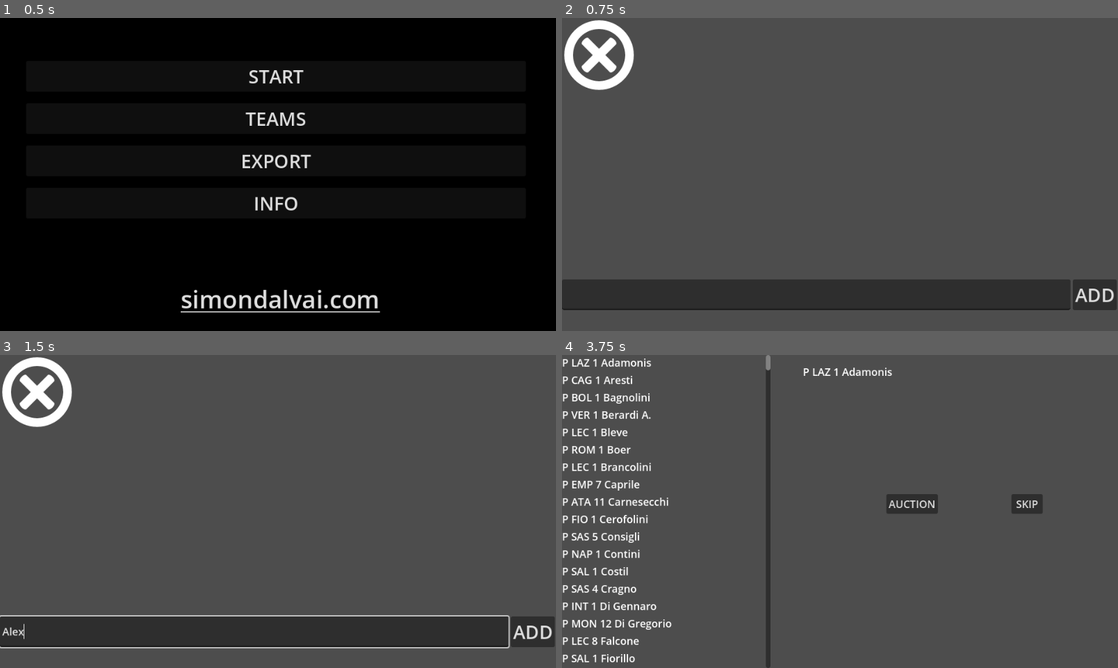
Above: before the commit, frames 1-4 (two rows, left to right).
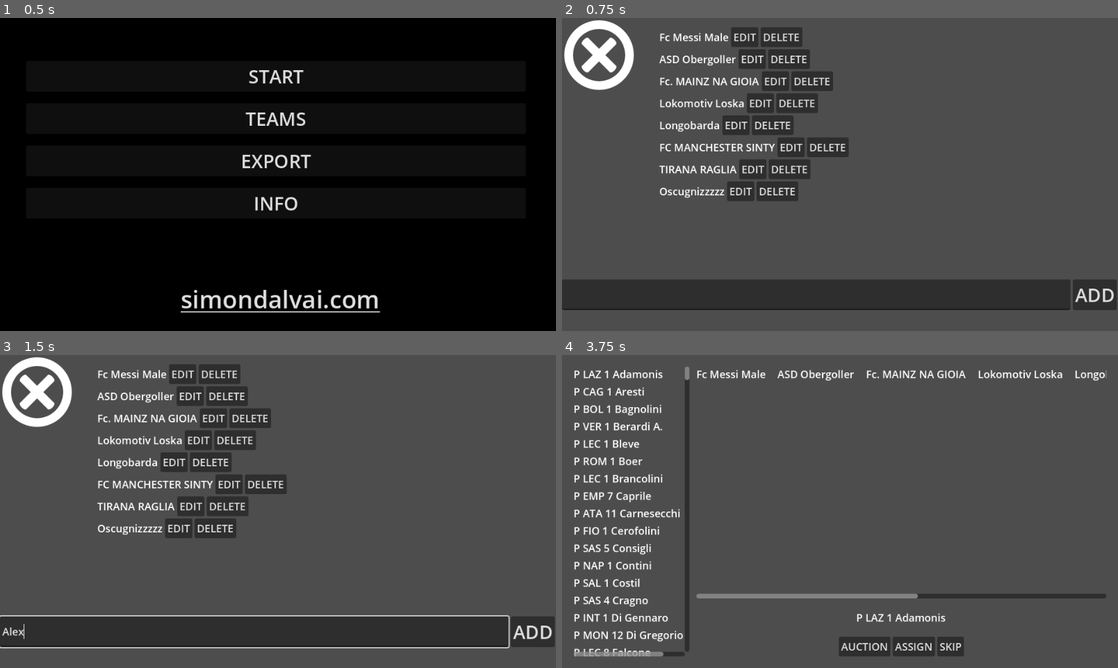
Above: after the commit, the same moments.

Repository: dulvui/condor
Game: Godot game, scene res://src/menu/Menu.tscn
Same seed, same stepped clock (60 frames per second), same inputs: the game is played once before the commit and once after it. Sound files missing from this copy of the repository are replaced by a short silence.
Inputs (mouse positions are in pixels of both pictures, inside the frame that each line leads up to):
- Up to frame 1 (0.5 s): no input
- Up to frame 2 (0.75 s): click "TEAMS" at 0.5 s
- Up to frame 3 (1.5 s): click (255, 630) at 1.27 s; type "Alex" at 1.35 s
- Up to frame 4 (3.75 s): click "ADD" at 2 s; click (600, 392) at 2.75 s; click "START" at 3.5 s

Frame 1 is identical in both runs. In frame 2, 7.1% of the frame differs, in the area x 17-52%, y 3-59%; in frame 3, 7.1%; in frame 4, 12%, in the area x 0-98%, y 0-100%.

Commit message:
player assignment works

Diff:
--- a/app/src/Config.gd
+++ b/app/src/Config.gd
@@ -25,7 +25,8 @@
 	players = config.get_value("data", "players", {})
 	active_player = config.get_value("data", "active_player", 0)
 	active_position = config.get_value("data", "active_position", 0)
-	teams = config.get_value("data", "teams", [])
+	teams = config.get_value("data", "teams", _get_default_teams())
+#	teams = config.get_value("data", "teams", [])
 
 func save_all_data() -> void:
 	config.set_value("settings","active_time",active_time)
@@ -35,6 +36,28 @@
 	config.set_value("data","active_player",active_player)
 	config.save("user://settings.cfg")
 
+func _get_default_teams() -> Array:
+	var default_teams = []
+	const desp_league = [
+		"Fc Messi Male",
+		"ASD Obergoller",
+		"Fc. MAINZ NA GIOIA",
+		"Lokomotiv Loska",
+		"Longobarda",
+		"FC MANCHESTER SINTY",
+		"TIRANA RAGLIA",
+		"Oscugnizzzzz",
+	]
+
+	for team in desp_league:
+		default_teams.append({
+		"name": team,
+		"budget": budget,
+		"players": []
+		})
+
+	return default_teams
+
 # save on quit on mobile
 func _notification(what) -> void:
 	if what == NOTIFICATION_WM_CLOSE_REQUEST:
--- a/app/src/main/Main.gd
+++ b/app/src/main/Main.gd
@@ -6,26 +6,39 @@
 
 const AuctionTimer:PackedScene = preload("res://src/timer/Timer.tscn")
 
-@onready var player_list:Control = $PlayerList
-@onready var player_label:Label = $ActivePlayer
+@onready var player_list:Control = $MarginContainer/HSplitContainer/PlayerList
+@onready var player_label:Label = $MarginContainer/HSplitContainer/VBoxContainer/ActivePlayer
+@onready var assign_player:PopupPanel = $AssignPlayer
+@onready var team_overview:Control = $MarginContainer/HSplitContainer/VBoxContainer/TeamOverview
 
-var current_player:Dictionary
+
+
+var active_player:Dictionary
 
 func _ready() -> void:
-	current_player = player_list.current_player()
-	player_label.text = player_list.player_to_string(current_player)
+	active_player = player_list.current_player()
+	player_label.text = player_list.player_to_string(active_player)
 
-func _process(delta: float) -> void:
-	pass
-
+func _next_player():
+	active_player = player_list.next_player()
+	player_label.text = player_list.player_to_string(active_player)
 
 func _on_button_pressed() -> void:
-	current_player = player_list.next_player()
-	player_label.text = player_list.player_to_string(current_player)
+	_next_player()
 
 
 
 func _on_auction_pressed() -> void:
 	var timer = AuctionTimer.instantiate()
-	timer.set_player(current_player)
+	timer.set_player(active_player)
 	add_child(timer)
+
+
+func _on_assign_pressed() -> void:
+	assign_player.set_player(active_player)
+	assign_player.popup_centered()
+
+
+func _on_assign_player_assigned() -> void:
+	team_overview.set_up()
+	_next_player()
--- a/app/src/main/Main.tscn
+++ b/app/src/main/Main.tscn
@@ -1,7 +1,9 @@
-[gd_scene load_steps=3 format=3 uid="uid://d4i873ru2skmw"]
+[gd_scene load_steps=5 format=3 uid="uid://d4i873ru2skmw"]
 
 [ext_resource type="Script" path="res://src/main/Main.gd" id="1_labyq"]
 [ext_resource type="PackedScene" uid="uid://cmxee5ywoanvl" path="res://src/player-list/PlayerList.tscn" id="2_o4m2h"]
+[ext_resource type="PackedScene" uid="uid://dqr46eapnnw57" path="res://src/main/assign-player/AssignPlayer.tscn" id="3_0h60k"]
+[ext_resource type="PackedScene" uid="uid://cy6ujws16sijb" path="res://src/main/team-overview/TeamOverview.tscn" id="3_nkpax"]
 
 [node name="Main" type="Control"]
 layout_mode = 3
@@ -12,35 +14,56 @@
 grow_vertical = 2
 script = ExtResource("1_labyq")
 
-[node name="PlayerList" parent="." instance=ExtResource("2_o4m2h")]
+[node name="MarginContainer" type="MarginContainer" parent="."]
 layout_mode = 1
-anchors_preset = 9
-anchor_right = 0.0
-offset_right = 360.0
-grow_horizontal = 1
+anchors_preset = 15
+anchor_right = 1.0
+anchor_bottom = 1.0
+grow_horizontal = 2
+grow_vertical = 2
+theme_override_constants/margin_left = 20
+theme_override_constants/margin_top = 20
+theme_override_constants/margin_right = 20
+theme_override_constants/margin_bottom = 20
 
-[node name="ActivePlayer" type="Label" parent="."]
-layout_mode = 0
-offset_left = 416.0
-offset_top = 16.0
-offset_right = 704.0
-offset_bottom = 42.0
+[node name="HSplitContainer" type="HSplitContainer" parent="MarginContainer"]
+layout_mode = 2
 
-[node name="Skip" type="Button" parent="."]
-layout_mode = 0
-offset_left = 776.0
-offset_top = 240.0
-offset_right = 830.0
-offset_bottom = 274.0
+[node name="PlayerList" parent="MarginContainer/HSplitContainer" instance=ExtResource("2_o4m2h")]
+custom_minimum_size = Vector2(200, 0)
+layout_mode = 2
+
+[node name="VBoxContainer" type="VBoxContainer" parent="MarginContainer/HSplitContainer"]
+layout_mode = 2
+theme_override_constants/separation = 20
+
+[node name="TeamOverview" parent="MarginContainer/HSplitContainer/VBoxContainer" instance=ExtResource("3_nkpax")]
+layout_mode = 2
+
+[node name="ActivePlayer" type="Label" parent="MarginContainer/HSplitContainer/VBoxContainer"]
+layout_mode = 2
+horizontal_alignment = 1
+
+[node name="HBoxContainer" type="HBoxContainer" parent="MarginContainer/HSplitContainer/VBoxContainer"]
+layout_mode = 2
+alignment = 1
+
+[node name="Auction" type="Button" parent="MarginContainer/HSplitContainer/VBoxContainer/HBoxContainer"]
+layout_mode = 2
+text = "AUCTION"
+
+[node name="Assign" type="Button" parent="MarginContainer/HSplitContainer/VBoxContainer/HBoxContainer"]
+layout_mode = 2
+text = "ASSIGN"
+
+[node name="Skip" type="Button" parent="MarginContainer/HSplitContainer/VBoxContainer/HBoxContainer"]
+layout_mode = 2
 text = "SKIP"
 
-[node name="Auction" type="Button" parent="."]
-layout_mode = 0
-offset_left = 560.0
-offset_top = 240.0
-offset_right = 614.0
-offset_bottom = 274.0
-text = "AUCTION"
+[node name="AssignPlayer" parent="." instance=ExtResource("3_0h60k")]
+visible = false
 
-[connection signal="pressed" from="Skip" to="." method="_on_button_pressed"]
-[connection signal="pressed" from="Auction" to="." method="_on_auction_pressed"]
+[connection signal="pressed" from="MarginContainer/HSplitContainer/VBoxContainer/HBoxContainer/Auction" to="." method="_on_auction_pressed"]
+[connection signal="pressed" from="MarginContainer/HSplitContainer/VBoxContainer/HBoxContainer/Assign" to="." method="_on_assign_pressed"]
+[connection signal="pressed" from="MarginContainer/HSplitContainer/VBoxContainer/HBoxContainer/Skip" to="." method="_on_button_pressed"]
+[connection signal="assigned" from="AssignPlayer" to="." method="_on_assign_player_assigned"]
--- /dev/null
+++ b/app/src/main/assign-player/AssignPlayer.gd
@@ -0,0 +1,39 @@
+# SPDX-FileCopyrightText: 2023 Simon Dalvai <info@simondalvai.com>
+
+# SPDX-License-Identifier: AGPL-3.0-or-later
+
+extends Popup
+
+signal assigned
+
+@onready var teams:OptionButton = $VBoxContainer/Teams
+@onready var price:LineEdit = $VBoxContainer/Price
+
+var active_player:Dictionary
+var active_team:int = 0
+
+func _ready() -> void:
+	for team in Config.teams:
+
+		teams.add_item(team.name)
+
+		var button:Button = Button.new()
+		button.text = "ASSIGN"
+
+func set_player(player:Dictionary) -> void:
+	active_player = player
+
+
+func _on_teams_item_selected(index: int) -> void:
+	active_team = index
+
+
+func _on_assign_pressed() -> void:
+	active_player.price = int(price.text)
+	Config.teams[active_team].players.append(active_player)
+	Config.teams[active_team].budget -= active_player.price
+	print(Config.teams[active_team])
+
+	Config.save_all_data()
+	hide()
+	emit_signal("assigned")
--- /dev/null
+++ b/app/src/main/assign-player/AssignPlayer.tscn
@@ -0,0 +1,53 @@
+[gd_scene load_steps=2 format=3 uid="uid://dqr46eapnnw57"]
+
+[ext_resource type="Script" path="res://src/main/assign-player/AssignPlayer.gd" id="1_8u85o"]
+
+[node name="AssignPlayer" type="PopupPanel"]
+mode = 3
+size = Vector2i(600, 200)
+visible = true
+script = ExtResource("1_8u85o")
+
+[node name="VBoxContainer" type="VBoxContainer" parent="."]
+offset_left = 4.0
+offset_top = 4.0
+offset_right = 596.0
+offset_bottom = 196.0
+
+[node name="Player" type="Label" parent="VBoxContainer"]
+layout_mode = 2
+
+[node name="FastPrices" type="HBoxContainer" parent="VBoxContainer"]
+layout_mode = 2
+alignment = 1
+
+[node name="Price1" type="Button" parent="VBoxContainer/FastPrices"]
+layout_mode = 2
+text = "1"
+
+[node name="Price2" type="Button" parent="VBoxContainer/FastPrices"]
+layout_mode = 2
+text = "2"
+
+[node name="Price3" type="Button" parent="VBoxContainer/FastPrices"]
+layout_mode = 2
+text = "3"
+
+[node name="Price4" type="Button" parent="VBoxContainer/FastPrices"]
+layout_mode = 2
+text = "4"
+
+[node name="Price" type="LineEdit" parent="VBoxContainer"]
+layout_mode = 2
+text = "1"
+placeholder_text = "PRICE"
+
+[node name="Teams" type="OptionButton" parent="VBoxContainer"]
+layout_mode = 2
+
+[node name="Assign" type="Button" parent="VBoxContainer"]
+layout_mode = 2
+text = "DONE"
+
+[connection signal="item_selected" from="VBoxContainer/Teams" to="." method="_on_teams_item_selected"]
+[connection signal="pressed" from="VBoxContainer/Assign" to="." method="_on_assign_pressed"]
--- /dev/null
+++ b/app/src/main/team-overview/TeamOverview.gd
@@ -0,0 +1,35 @@
+# SPDX-FileCopyrightText: 2023 Simon Dalvai <info@simondalvai.com>
+
+# SPDX-License-Identifier: AGPL-3.0-or-later
+
+extends Control
+
+@onready var team_list:HBoxContainer = $ScrollContainer/TeamList
+
+func _ready() -> void:
+	set_up()
+
+
+func set_up() -> void:
+	for child in team_list.get_children():
+		child.queue_free()
+	for team in Config.teams:
+		_add_team(team)
+
+func _add_team(team:Dictionary) -> void:
+
+	var vbox:VBoxContainer = VBoxContainer.new()
+
+	var name_label:Label = Label.new()
+	name_label.text = team.name
+
+	vbox.add_child(name_label)
+
+	for player in team.players:
+		var player_label:Label = Label.new()
+		player_label.text = "%s %d"%[player.name, player.price]
+
+		vbox.add_child(player_label)
+
+
+	team_list.add_child(vbox)
--- /dev/null
+++ b/app/src/main/team-overview/TeamOverview.tscn
@@ -0,0 +1,26 @@
+[gd_scene load_steps=2 format=3 uid="uid://cy6ujws16sijb"]
+
+[ext_resource type="Script" path="res://src/main/team-overview/TeamOverview.gd" id="1_7hu2m"]
+
+[node name="TeamOverview" type="Control"]
+layout_mode = 3
+anchors_preset = 15
+anchor_right = 1.0
+anchor_bottom = 1.0
+grow_horizontal = 2
+grow_vertical = 2
+size_flags_horizontal = 3
+size_flags_vertical = 3
+script = ExtResource("1_7hu2m")
+
+[node name="ScrollContainer" type="ScrollContainer" parent="."]
+layout_mode = 1
+anchors_preset = 15
+anchor_right = 1.0
+anchor_bottom = 1.0
+grow_horizontal = 2
+grow_vertical = 2
+
+[node name="TeamList" type="HBoxContainer" parent="ScrollContainer"]
+layout_mode = 2
+theme_override_constants/separation = 20
--- a/app/src/player-list/PlayerList.gd
+++ b/app/src/player-list/PlayerList.gd
@@ -73,6 +73,7 @@
 		"mfv" : line[4],
 		"price_initial" : line[5],
 		"price_current" : line[6],
+		"price" : 0,
 	}
 
 func player_to_string(player:Dictionary) -> String:
--- a/app/src/teams/Teams.gd
+++ b/app/src/teams/Teams.gd
@@ -26,6 +26,7 @@
 
 	_add_team(team)
 
+	name_edit.text = ""
 
 func _add_team(team:Dictionary):
 
@@ -46,6 +47,8 @@
 
 	team_list.add_child(hbox)
 
+	Config.save_all_data()
+
 
 func _create_team(team_name:String) -> Dictionary:
 	return {
--- a/app/src/teams/Teams.tscn
+++ b/app/src/teams/Teams.tscn
@@ -17,10 +17,10 @@
 anchors_preset = 15
 anchor_right = 1.0
 anchor_bottom = 1.0
-offset_left = -1.0
-offset_top = 168.0
-offset_right = -1.0
-offset_bottom = 3.0
+offset_left = 168.0
+offset_top = 16.0
+offset_right = -32.0
+offset_bottom = -149.0
 grow_horizontal = 2
 grow_vertical = 2
 
